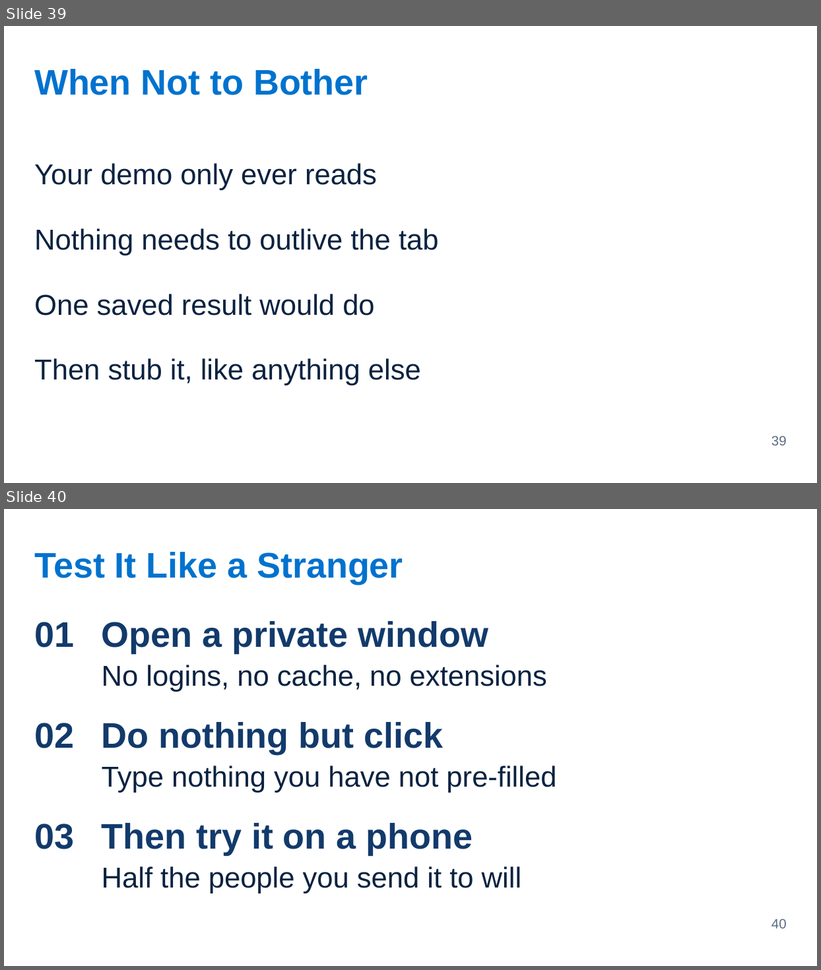
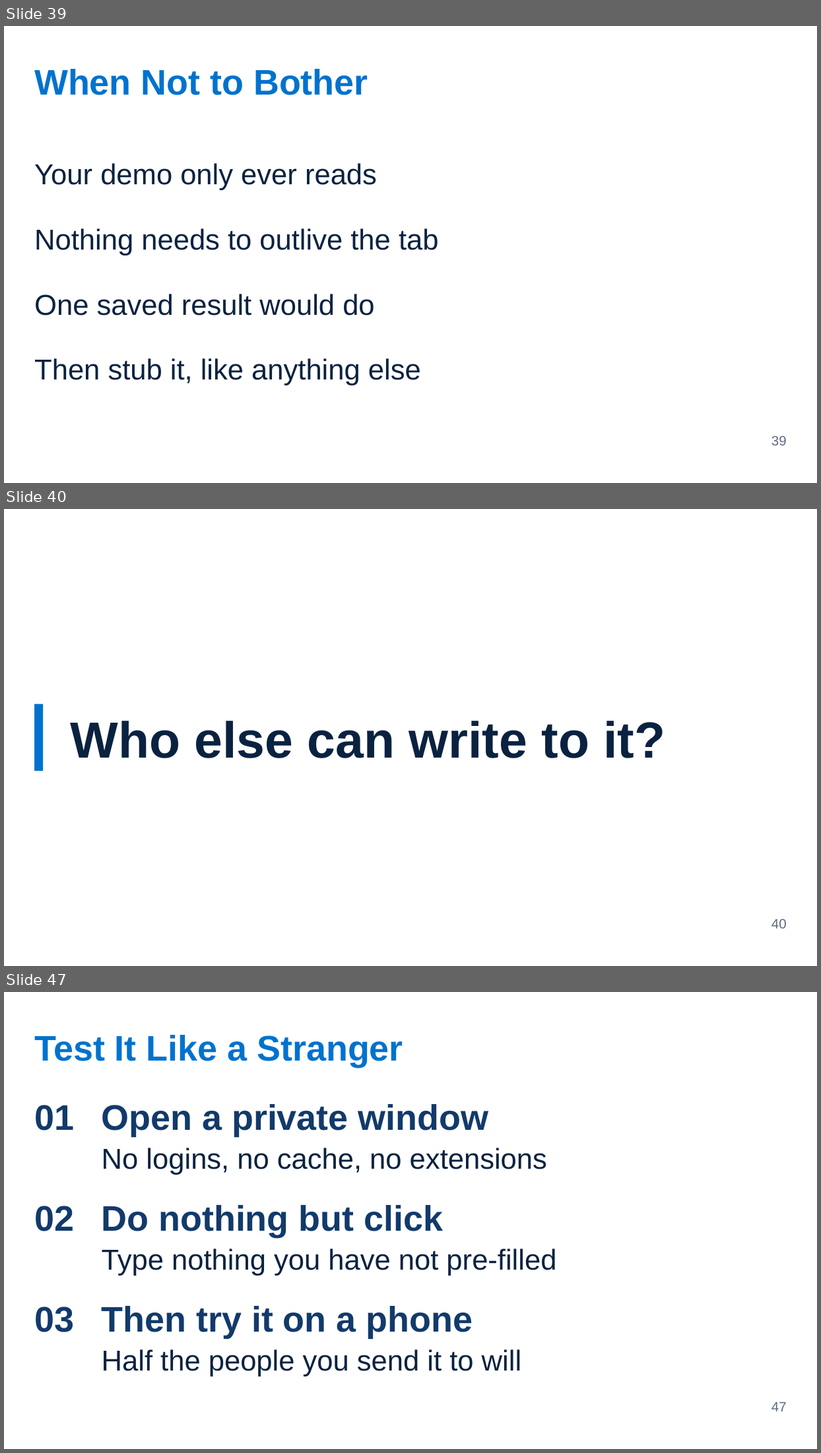
Before and after one commit to Victor-Palacios/SLaiDES, a slide deck: examples/pptx/immersion-2-3-making-it-demoable.pptx. Shown one above the other, each under a label of ours: slides 39 and 40 before the commit, slides 39, 40 and 47 after it; the slides between them are not shown. The pictures are 821x970 and 821x1453 pixels, drawn with LibreOffice and Linux fonts; fonts in the diff are those of the drawing. Boxes give left, top, right and bottom in pixels: in the first picture for what was removed or moved away, otherwise in the second. Text is boxed around its words. In the diff, an @@ line names an element or a change of style, - is before the commit and + after.

```diff
--- a/examples/pptx/immersion-2-3-making-it-demoable.pptx
+++ b/examples/pptx/immersion-2-3-making-it-demoable.pptx
@@ slide 40 added at [4, 509, 817, 966], background #FFFFFF @@
@@ rectangle added at [34, 704, 43, 771], fill #0072CE @@
@@ text added at [71, 721, 666, 758], 60 pt, text #0A2240, bold @@
+Who else can write to it?
@@ page number added at [772, 919, 787, 929], 16 pt, text #5B6B82 @@
+40
@@ what was slide 40 is now slide 47 @@
@@ page number at [772, 1403, 787, 1412]: text changed @@
-40
+47
```
Also in this commit, not shown: 6 other slides added, 7 other files.
